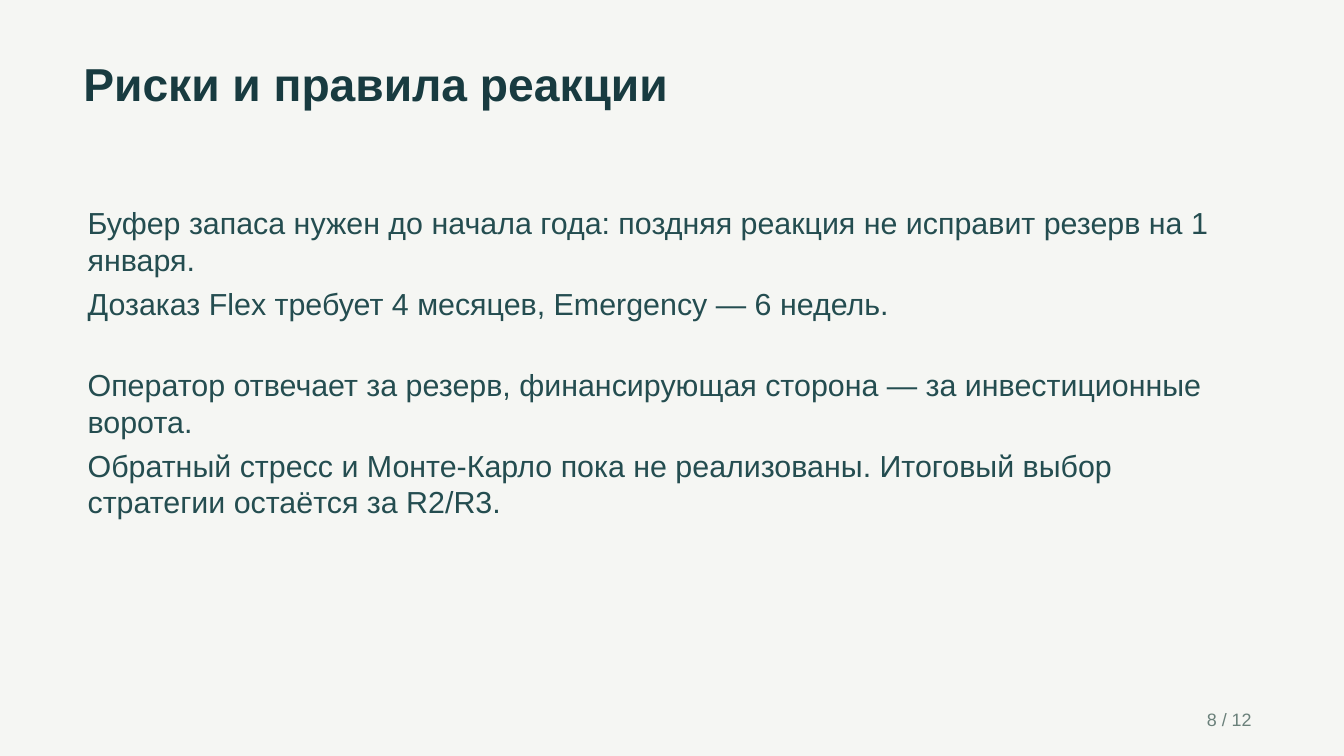
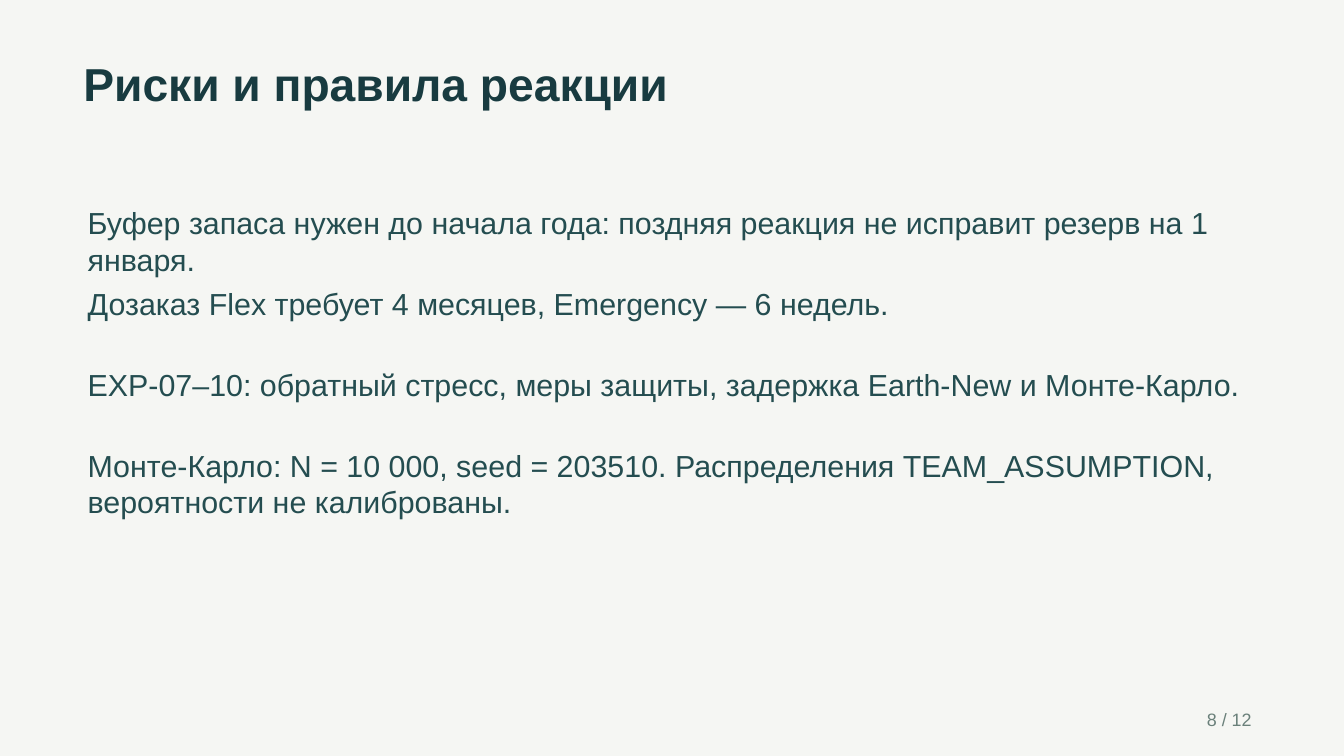
Before and after one commit to pmixay/hackathon-1809, a slide deck: slide 8 of docs/presentation/TerraPlan.pptx. Drawn at 1344x756 pixels with LibreOffice and Linux fonts; fonts in the diff are those of the drawing. Boxes give left, top, right and bottom in pixels: in the first picture for what was removed or moved away, otherwise in the second. Text is boxed around its words. In the diff, an @@ line names an element or a change of style, - is before the commit and + after.

```diff
--- a/docs/presentation/TerraPlan.pptx
+++ b/docs/presentation/TerraPlan.pptx
@@ text at [88,373,1239,402]: text changed @@
-Оператор отвечает за резерв, финансирующая сторона — за инвестиционные ворота.
+EXP-07–10: обратный стресс, меры защиты, задержка Earth-New и Монте-Карло.
@@ text at [88,455,1214,519]: text changed @@
-Обратный стресс и Монте-Карло пока не реализованы. Итоговый выбор стратегии остаётся за R2/R3.
+Монте-Карло: N = 10 000, seed = 203510. Распределения TEAM_ASSUMPTION, вероятности не калиброваны.
```
Also in this commit, not shown: 10 other files.
